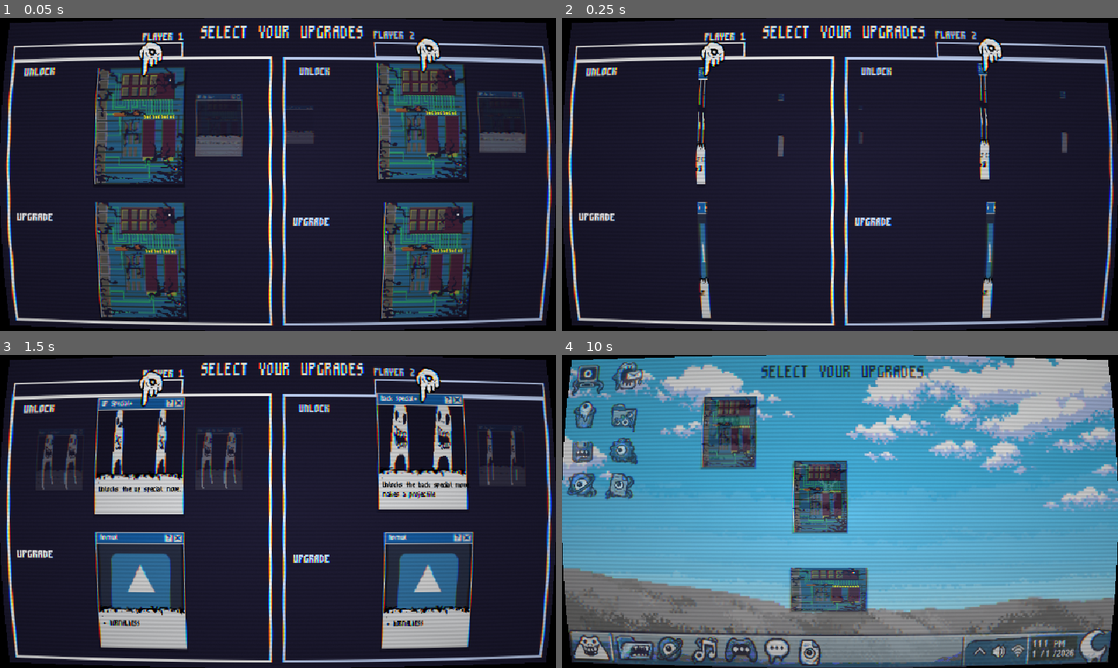
Above: before the commit, frames 1-4 (two rows, left to right).
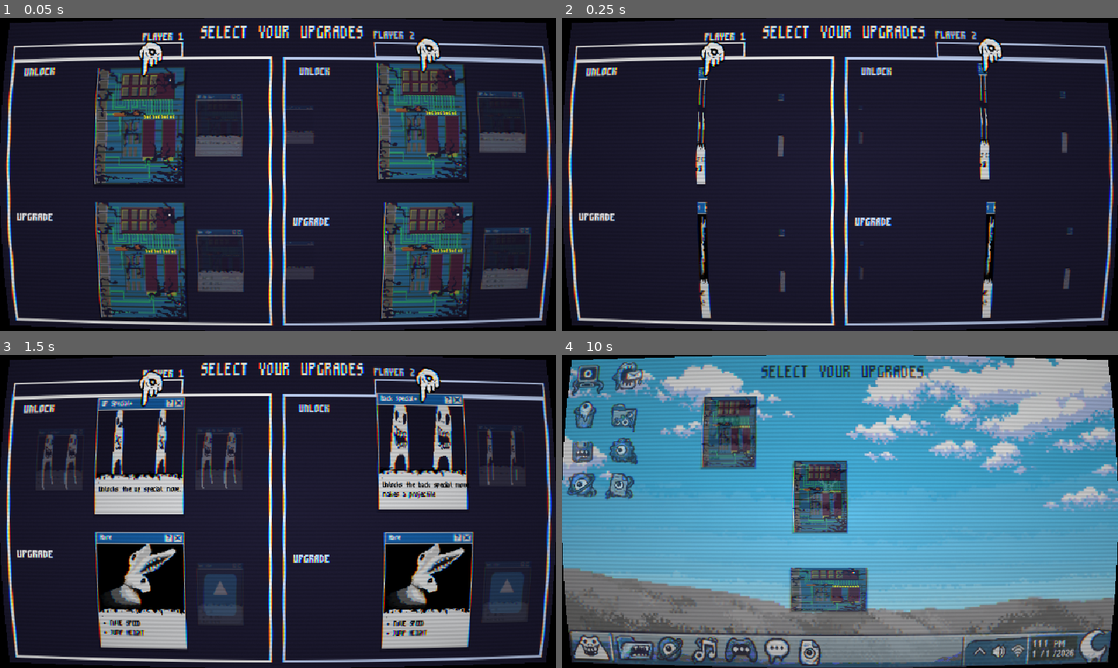
Above: after the commit, the same moments.

Repository: Filkspline/CreatureFeature
Game: Godot game, scene res://scenes/pre_fight_upgrade_screen.tscn
The game is run twice, just before and just after one commit, with the same random seed, the same clock (stepped at 60 frames per second) and the same inputs. This scene is started directly instead of the project's main scene. The engine's default icon, where the game draws it, is replaced by a stand-in: a white triangle on a blue panel in a dark square.
Inputs (mouse positions are in pixels of both pictures, inside the frame that each line leads up to):
- Up to frame 1 (0.05 s): no input
- Up to frame 2 (0.25 s): no input
- Up to frame 3 (1.5 s): tap Enter (MenuSelect) at 0.5 s; move the mouse to (400, 495) at 0.52 s; hold D (MenuTabRight) 0.53-1.25 s; tap Left (LeftP2) at 0.6 s; click (400, 495) at 0.67 s; tap Space at 0.77 s; drag from (166, 527) to (250, 574) at 1.27 s
- Up to frame 4 (10 s): move the mouse to (895, 442) at 2.02 s; hold D (MenuTabRight) 2.03-2.75 s; tap 2 at 2.1, 6.6 s; drag from (812, 574) to (673, 464) at 2.77 s; move the mouse to (1006, 558) at 3.52 s; hold A (LeftP1) 3.53-4.25 s; tap 1 at 3.6, 8.1 s; tap Space at 3.77, 6.77, 8, 9.77 s; drag from (673, 464) to (867, 495) at 4.27 s; move the mouse to (867, 511) at 5.02 s; hold Escape (MenuBack) 5.03-5.75 s; tap Left (LeftP2) at 5.1, 9.6 s; click (867, 511) at 5.17 s; drag from (756, 433) to (728, 527) at 5.77 s; move the mouse to (962, 495) at 6.52 s; hold W (MenuUp) 6.53-7.25 s; drag from (728, 527) to (867, 495) at 7.27 s; move the mouse to (895, 442) at 8.02 s; hold Escape (MenuBack) 8.03-8.75 s; drag from (812, 574) to (673, 464) at 8.77 s; move the mouse to (1006, 558) at 9.52 s; hold W (MenuUp) from 9.53 s (still down); click (1006, 558) at 9.67 s

The runs differ from the first frame. In frame 1, 1.7% of the frame differs, in the area x 35-96%, y 66-88%; in frame 2, 1.0%; in frame 3, 8.3%, in the area x 17-95%, y 57-90%; in frame 4, less than 0.1%.
Error in both runs: Invalid assignment of property or key 'z_index' with value of type 'int' on a base object of type 'Nil'. (res://scripts/card_hand.gd:261)

Commit message:
Balance: tweak moves, cards, and upgrades
Adjust gameplay data and housekeeping:

- Update many move .tres files: add block_advantage, hitstun, knockback values, and adjust damages/advance behavior for balance.
- Rename and rework card resources (anchor, caffinated, crack_head, slugger, wall) with clearer names/descriptions and updated stat arrays/types.
- Simplify Player (testplayer1.gd): remove per-player attack_speed_multiplier and flat damage modifiers, make attack_frame an int and adjust attack processing/hit resolution accordingly.
- Add show_in_pre_fight flag to UpgradeData and filter pre-fight offers in upgrade_pool_manager.gd with safe loading and effect-type matching.

Diff:
--- a/scripts/N2.tres
+++ b/scripts/N2.tres
@@ -6,6 +6,8 @@
 script = ExtResource("1_move")
 move_name = "N2"
 input_dir = 3
+block_advantage = 0
+hitstun = 6
 damage = 5.0
 animation_name = &"N2"
 pushback_on_block = 100.0
--- a/scripts/N4.tres
+++ b/scripts/N4.tres
@@ -10,7 +10,11 @@
 startup = 0
 active = 0
 recovery = 0
-damage = 9.0
+block_advantage = 8
+hitstun = 20
+damage = 8.0
 animation_name = &"N4"
+knock_back = 350.0
+block_knock_back = 200.0
 is_advancing = true
 advance_speed = -200.0
--- a/scripts/N5.tres
+++ b/scripts/N5.tres
@@ -9,6 +9,10 @@
 startup = 0
 active = 0
 recovery = 0
-damage = 5.0
+block_advantage = 0
+hitstun = 8
+damage = 4.0
 animation_name = &"N5"
+knock_back = 90.0
+block_knock_back = 40.0
 gatlings_into = Array[StringName]([&"N52"])
--- a/scripts/N52.tres
+++ b/scripts/N52.tres
@@ -9,9 +9,11 @@
 startup = 0
 active = 0
 recovery = 0
-block_advantage = -4
-hitstun = 21
-damage = 8.0
+block_advantage = 4
+hitstun = 14
+damage = 7.0
 animation_name = &"N52"
+knock_back = 220.0
+block_knock_back = 60.0
 is_advancing = true
 advance_speed = 220.0
--- a/scripts/N8.tres
+++ b/scripts/N8.tres
@@ -7,6 +7,9 @@
 move_name = "N8"
 input_dir = 4
 hit_level = 2
+block_advantage = -6
+hitstun = 16
+damage = 6.0
 animation_name = &"N8"
 knock_back = 450.0
 block_knock_back = 100.0
--- a/scripts/S5.tres
+++ b/scripts/S5.tres
@@ -10,12 +10,12 @@
 startup = 0
 active = 0
 recovery = 0
-block_advantage = -4
-hitstun = 14
-damage = 12.0
+block_advantage = 12
+hitstun = 24
+damage = 14.0
 animation_name = &"S5"
 pushback_on_block = 300.0
-knock_back = 100.0
+knock_back = 60.0
 block_knock_back = 20.0
 is_advancing = true
 advance_speed = 200.0
--- a/scripts/S6.tres
+++ b/scripts/S6.tres
@@ -8,9 +8,12 @@
 input_dir = 1
 kind = 1
 hit_level = 1
-damage = 1.0
+block_advantage = 0
+hitstun = 13
+damage = 2.0
 animation_name = &"S6"
 pushback_on_block = 20.0
+knock_back = 150.0
 is_advancing = true
 advance_speed = 1200.0
 low_profile = true
--- a/scripts/S8.tres
+++ b/scripts/S8.tres
@@ -8,10 +8,12 @@
 input_dir = 4
 kind = 1
 hit_level = 2
-damage = 15.0
+block_advantage = 10
+hitstun = 22
+damage = 16.0
 animation_name = &"S8"
 pushback_on_block = 50.0
-knock_back = 300.0
+knock_back = 400.0
 block_knock_back = 200.0
 is_advancing = true
 advance_speed = 20.0
--- a/scripts/SA.tres
+++ b/scripts/SA.tres
@@ -9,11 +9,11 @@
 startup = 0
 active = 0
 recovery = 0
-block_advantage = -4
+block_advantage = 0
 hitstun = 14
-damage = 5.0
+damage = 7.0
 animation_name = &"SA"
 pushback_on_block = 50.0
-knock_back = 100.0
+knock_back = 150.0
 block_knock_back = 20.0
 advance_speed = 300.0
--- a/scripts/card_resource_files/anchor.tres
+++ b/scripts/card_resource_files/anchor.tres
@@ -5,13 +5,12 @@
 
 [resource]
 script = ExtResource("1_vf16i")
-name = "Anchor (Unfinished)"
-description = "+ WEIGHT
-+ DAMAGE (!)"
+name = "Anchor"
+description = "+ DAMAGE
++ GRAVITY
+- KNOCKBACK"
 icon = ExtResource("1_pj5sh")
 effect_type = 1
-stat_name = &"max_health"
-stat_amount = 10.0
-stat_names_array = Array[String](["gravity"])
-stat_amounts_array = Array[float]([75.0])
-is_percents_array = Array[bool]([true])
+stat_names_array = Array[String](["knockback_reduction", "damage_dealt_bonus", "gravity"])
+stat_amounts_array = Array[float]([100.0, 1.0, 600.0])
+is_percents_array = Array[bool]([false, false, false])
--- a/scripts/card_resource_files/caffinated.tres
+++ b/scripts/card_resource_files/caffinated.tres
@@ -4,14 +4,12 @@
 
 [resource]
 script = ExtResource("1_vf16i")
-name = "Caffinated (Unfinished)"
+name = "Caffinated"
 description = "+ MOVE SPEED
-+ ATTACK SPEED (!)
++ ATTACK SPEED
 - MAX HEALTH
-- DAMAGE (!)"
+- DAMAGE"
 effect_type = 1
-stat_name = &"max_health"
-stat_amount = 10.0
-stat_names_array = Array[String](["move_speed", "max_health"])
-stat_amounts_array = Array[float]([40.0, -30.0])
-is_percents_array = Array[bool]([false, false])
+stat_names_array = Array[String](["move_speed", "attack_speed_multiplier", "max_health", "damage_dealt_bonus"])
+stat_amounts_array = Array[float]([40.0, 10.0, -30.0, -1.0])
+is_percents_array = Array[bool]([false, true, false, false])
--- a/scripts/card_resource_files/crack_head.tres
+++ b/scripts/card_resource_files/crack_head.tres
@@ -4,13 +4,11 @@
 
 [resource]
 script = ExtResource("1_mgxh0")
-name = "Crack Head (Unfinished)"
-description = "+ DAMAGE (!)
-+ ATTACK SPEED (!)
+name = "Berserker"
+description = "+ DAMAGE
++ ATTACK SPEED
 - MAX HEALTH"
 effect_type = 1
-stat_name = &"max_health"
-stat_amount = 10.0
-stat_names_array = Array[String](["max_health"])
-stat_amounts_array = Array[float]([-66.0])
-is_percents_array = Array[bool]([true])
+stat_names_array = Array[String](["damage_dealt_bonus", "attack_speed_multiplier", "max_health"])
+stat_amounts_array = Array[float]([1.0, 10.0, -30.0])
+is_percents_array = Array[bool]([false, true, false])
--- a/scripts/card_resource_files/slugger.tres
+++ b/scripts/card_resource_files/slugger.tres
@@ -5,8 +5,11 @@
 
 [resource]
 script = ExtResource("1_vf16i")
-name = "Slugger (Unfinished)"
-description = "+ DAMAGE (!)
-- ATTACK SPEED (!)"
+name = "Heavy Hitter"
+description = "+ DAMAGE
+- ATTACK SPEED"
 icon = ExtResource("1_uvl8k")
 effect_type = 1
+stat_names_array = Array[String](["damage_dealt_bonus", "attack_speed_multiplier"])
+stat_amounts_array = Array[float]([2.0, -10.0])
+is_percents_array = Array[bool]([false, true])
--- a/scripts/card_resource_files/wall.tres
+++ b/scripts/card_resource_files/wall.tres
@@ -5,13 +5,11 @@
 
 [resource]
 script = ExtResource("1_vf16i")
-name = "Wall (Unfinished)"
-description = "+ HEALTH
-- DAMAGE (!)"
+name = "Tank"
+description = "+ MAX HEALTH
+- DAMAGE"
 icon = ExtResource("1_4gwgb")
 effect_type = 1
-stat_name = &"max_health"
-stat_amount = 10.0
-stat_names_array = Array[String](["max_health"])
-stat_amounts_array = Array[float]([75.0])
-is_percents_array = Array[bool]([true])
+stat_names_array = Array[String](["max_health", "damage_dealt_bonus"])
+stat_amounts_array = Array[float]([75.0, -1.0])
+is_percents_array = Array[bool]([false, false])
--- a/scripts/testplayer1.gd
+++ b/scripts/testplayer1.gd
@@ -36,21 +36,9 @@
 ## check would be. Standard fighting-game buffer windows are roughly
 ## 3-10 frames; keep this on the low end so it doesn't feel laggy.
 @export var input_buffer_frames: int = 10
-## Scales how fast ALL of this player's animations advance in real time
-## (walk, idle, attacks, hit reactions). 1.0 = normal, 2.0 = double speed,
-## 0.5 = half speed. Applied via animation_player.speed_scale for normal
-## playback, and manually in _attack_process() for attacks (which use
-## seek() and ignore speed_scale).
-@export var attack_speed_multiplier: float = 1.0
 
 @export_group("Health")
 @export var max_health: float = 100.0
-
-@export_group("Combat Modifiers")
-## Flat bonus damage added to every hit this player lands (attacker side).
-@export var damage_dealt_bonus: float = 0.0
-## Flat damage subtracted from every hit this player takes (defender side).
-@export var damage_reduction: float = 0.0
 
 @export_group("Visuals")
 ## Normal draw order, restored any time state leaves ATTACK.
@@ -131,11 +119,7 @@
 var special_moves: Dictionary = {}
 
 var current_move: MoveData = null
-# Float (not int) so _attack_process() can advance it by a fractional
-# attack_speed_multiplier each tick. Everything keyed to attack_frame
-# (hitbox toggles, cancel windows, projectile fire, end-of-attack) then
-# scales with attack speed proportionally.
-var attack_frame: float = 0.0
+var attack_frame: int = 0
 # Bumped every _start_attack() call. Lets a Projectile tell "the owner
 # swung again" apart from "the owner is still overlapping from the same
 # swing", since current_move itself stays the same Resource across
@@ -215,12 +199,6 @@
 
 	_duplicate_owned_shapes()
 	_duplicate_move_data()
-
-	# Global animation speed for normal playback (walk/idle/hit reactions).
-	# Attacks are scaled separately in _attack_process() because they use
-	# seek(), which ignores speed_scale entirely.
-	animation_player.speed_scale = attack_speed_multiplier
-	_dbg("[color=green][ATTACK SPEED] speed_scale set to %.2f[/color]" % attack_speed_multiplier)
 
 	base_hurtbox_size = hurtbox_shape.size
 	base_hurtbox_position = $Hurtbox/MainHurtbox.position
@@ -623,12 +601,7 @@
 		move_velocity.y = 0.0
 
 	if current_move and current_move.is_advancing and pushback_velocity_x == 0.0:
-		# Apply the advance burst once, on the first processed frame after
-		# start. attack_frame is now a float that advances by the
-		# multiplier, so a literal `== 1` would be skipped at multipliers
-		# > 1 (e.g. 2.0 goes 0 -> 2 -> 4). This range check fires exactly
-		# once for any positive multiplier.
-		if attack_frame > 0.0 and attack_frame < attack_speed_multiplier * 2.0:
+		if attack_frame == 1:
 			move_velocity.x = current_move.advance_speed * (1.0 if facing_right else -1.0)
 		else:
 			move_velocity.x = move_velocity.x * 0.85
@@ -640,10 +613,7 @@
 	velocity = move_velocity
 	move_and_slide()
 
-	# Advance by the multiplier (not a fixed 1) so startup/active/recovery
-	# and every Call Method track key scale with attack speed. total_frames
-	# stays unscaled, so a higher multiplier finishes in fewer real ticks.
-	attack_frame += attack_speed_multiplier
+	attack_frame += 1
 
 	if not current_move:
 		return
@@ -799,9 +769,6 @@
 			_hit_registered_this_activation = true
 			EventBus.player_hit_landed.emit(player_id, current_move.move_name, was_blocked)
 			EventBus.hit_confirmed.emit(hitbox_area_shape.global_position, current_move, self, opponent, was_blocked)
-
-			EventBus.npc_cheer.emit() # Just here to call for the npc's to cheer when a player is hit
-
 			if was_blocked:
 				_apply_pushback()
 			return
@@ -973,24 +940,8 @@
 
 
 func _resolve_hit(move_data: MoveData, attacker: Node2D, was_crouching: bool) -> void:
-	# Damage order (designer-confirmed): base move damage + attacker's flat
-	# bonus, then subtract this defender's flat reduction, clamped to >= 0
-	# so a hit can be reduced to zero but never heal. The bonus is only read
-	# when the attacker is a Player (melee); projectile/test hits pass a
-	# non-Player attacker and simply add no bonus.
-	var attacker_bonus: float = 0.0
-	var player_attacker := attacker as Player
-	if player_attacker:
-		attacker_bonus = player_attacker.damage_dealt_bonus
-	var final_damage: float = move_data.damage + attacker_bonus - damage_reduction
-	final_damage = max(final_damage, 0.0)
-
-	var health_before: float = current_health
-	current_health = max(current_health - final_damage, 0.0)
+	current_health = max(current_health - move_data.damage, 0.0)
 	EventBus.player_health_changed.emit(player_id, current_health)
-	_dbg("[color=cyan][DAMAGE] base %.1f + bonus %.1f - reduction %.1f = %.1f | HP %.1f -> %.1f[/color]" % [
-		move_data.damage, attacker_bonus, damage_reduction, final_damage, health_before, current_health
-	])
 
 	if current_health <= 0.0 and not is_defeated:
 		is_defeated = true
--- a/scripts/upgrade_data.gd
+++ b/scripts/upgrade_data.gd
@@ -14,6 +14,9 @@
 @export_multiline var description: String = ""
 @export var icon: Texture2D
 @export var effect_type: EffectType = EffectType.STAT_BOOST
+## Whether this card is offered on the pre-fight selection screen. The
+## mid-round draft ignores this and still offers every card in the pool.
+@export var show_in_pre_fight: bool = true
 # ── Stat boost ──
 # stat_name should match a key in Player's stats dict (e.g. "max_health",
 # "move_speed", "jump_velocity"). is_percent lets the same fields cover
--- a/scripts/upgrade_pool_manager.gd
+++ b/scripts/upgrade_pool_manager.gd
@@ -140,24 +140,19 @@
 ## unlocks to add them to a set of arrays to be returned to the pre-fight upgrade screen so it can
 ## handle the pre fight upgrades
 func _on_array_request() -> void:
-	#var paths := _draw_from_pool(1) ## TODO this currently isn't working as intended, not returning a full array
 	var offered_upgrades: Array[UpgradeData] = []
 	var offered_unlocks: Array[UpgradeData] = []
-	offered_upgrades.clear()
-	offered_unlocks.clear()
-	#print("TEST PRE LOOP")
-	#print(card_array)
 	for path in card_array:
-		var upgrade : UpgradeData = load(path)
-		#print_rich("[color=yellow][UPGRADE POOL MAN] Upgrade: %s, Effect type: %s" % [upgrade, upgrade.effect_type])
-		if  upgrade.effect_type == 0:
-			#print_rich("[color=yellow][UPGRADE POOL MAN] Test stat check: %s" % upgrade.EffectType.STAT_BOOST)
-			offered_upgrades.append(upgrade)
-		elif upgrade.effect_type == 2:
-			#print_rich("[color=yellow][UPGRADE POOL MAN] Test unlock check: %s" % upgrade.EffectType.UNLOCK_MOVE)
-			offered_unlocks.append(upgrade)
-		else:
-			pass
-	#print_rich("[color=green][UPGRADE POOL MAN] Offered unlocks: (%s) Array size: (%s)\n" % [offered_unlocks, offered_unlocks.size()])
-	#print_rich("[color=green][UPGRADE POOL MAN] Offered upgrades: (%s) Array size: (%s)\n" % [offered_upgrades, offered_upgrades.size()])
+		var upgrade: UpgradeData = load(path)
+		if upgrade == null:
+			continue
+		# Only the pre-fight visibility toggle gates this screen; the
+		# mid-round draft draws straight from the pool and is unaffected.
+		if not upgrade.show_in_pre_fight:
+			continue
+		match upgrade.effect_type:
+			UpgradeData.EffectType.STAT_BOOST, UpgradeData.EffectType.MULTI_STAT_BOOST, UpgradeData.EffectType.MOVE_MODIFY:
+				offered_upgrades.append(upgrade)
+			UpgradeData.EffectType.UNLOCK_MOVE:
+				offered_unlocks.append(upgrade)
 	GameManager.return_first_upgrade_arrays.emit(offered_unlocks, offered_upgrades)
